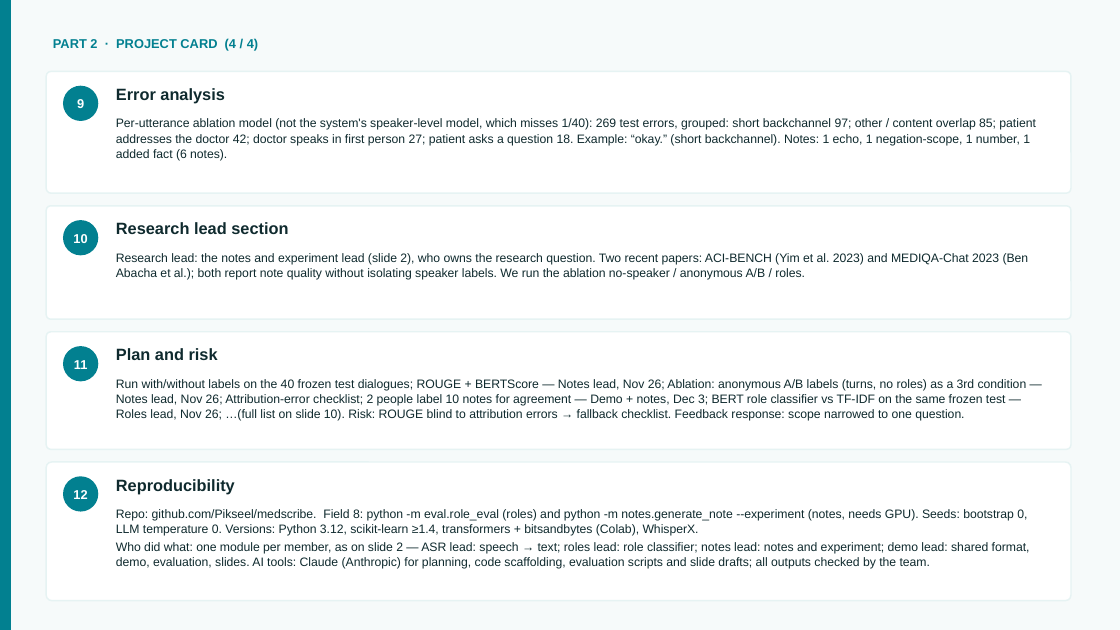
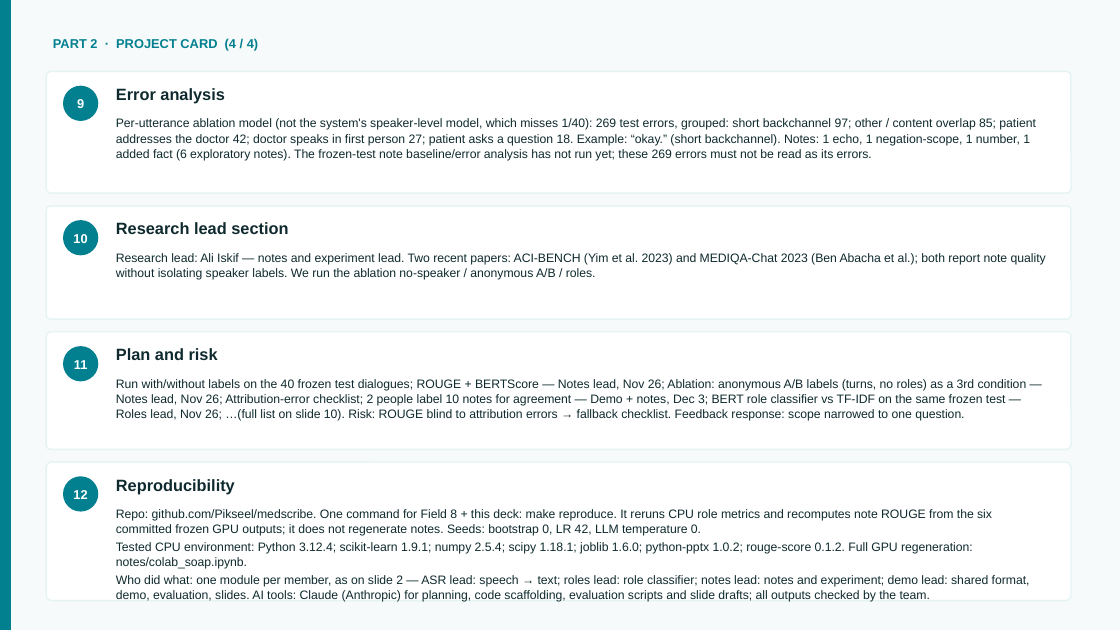
Before and after one commit to Pikseel/medscribe, a slide deck: slide 14 of results/medscribe_midproject.pptx. Drawn at 1120x630 pixels with LibreOffice and Linux fonts; fonts in the diff are those of the drawing. Boxes give left, top, right and bottom in pixels: in the first picture for what was removed or moved away, otherwise in the second. Text is boxed around its words. In the diff, an @@ line names an element or a change of style, - is before the commit and + after.

```diff
--- a/results/medscribe_midproject.pptx
+++ b/results/medscribe_midproject.pptx
@@ text at (116,118,1036,161): text changed @@
-Per-utterance ablation model (not the system's speaker-level model, which misses 1/40): 269 test errors, grouped: short backchannel 97; other / content overlap 85; patient addresses the doctor 42; doctor speaks in first person 27; patient asks a question 18. Example: “okay.” (short backchannel). Notes: 1 echo, 1 negation-scope, 1 number, 1 added fact (6 notes).
+Per-utterance ablation model (not the system's speaker-level model, which misses 1/40): 269 test errors, grouped: short backchannel 97; other / content overlap 85; patient addresses the doctor 42; doctor speaks in first person 27; patient asks a question 18. Example: “okay.” (short backchannel). Notes: 1 echo, 1 negation-scope, 1 number, 1 added fact (6 exploratory notes). The frozen-test note baseline/error analysis has not run yet; these 269 errors must not be read as its errors.
@@ text at (116,253,1046,280): text changed @@
-Research lead: the notes and experiment lead (slide 2), who owns the research question. Two recent papers: ACI-BENCH (Yim et al. 2023) and MEDIQA-Chat 2023 (Ben Abacha et al.); both report note quality without isolating speaker labels. We run the ablation no-speaker / anonymous A/B / roles.
+Research lead: Ali Iskif — notes and experiment lead. Two recent papers: ACI-BENCH (Yim et al. 2023) and MEDIQA-Chat 2023 (Ben Abacha et al.); both report note quality without isolating speaker labels. We run the ablation no-speaker / anonymous A/B / roles.
@@ text at (116,509,992,569): text changed @@
-Repo: github.com/Pikseel/medscribe. Field 8: python -m eval.role_eval (roles) and python -m notes.generate_note --experiment (notes, needs GPU). Seeds: bootstrap 0, LLM temperature 0. Versions: Python 3.12, scikit-learn ≥1.4, transformers + bitsandbytes (Colab), WhisperX.
+Repo: github.com/Pikseel/medscribe. One command for Field 8 + this deck: make reproduce. It reruns CPU role metrics and recomputes note ROUGE from the six committed frozen GPU outputs; it does not regenerate notes. Seeds: bootstrap 0, LR 42, LLM temperature 0.
+Tested CPU environment: Python 3.12.4; scikit-learn 1.9.1; numpy 2.5.4; scipy 1.18.1; joblib 1.6.0; python-pptx 1.0.2; rouge-score 0.1.2. Full GPU regeneration: notes/colab_soap.ipynb.
```
Also in this commit, not shown: 5 other slides changed, 8 other files.
